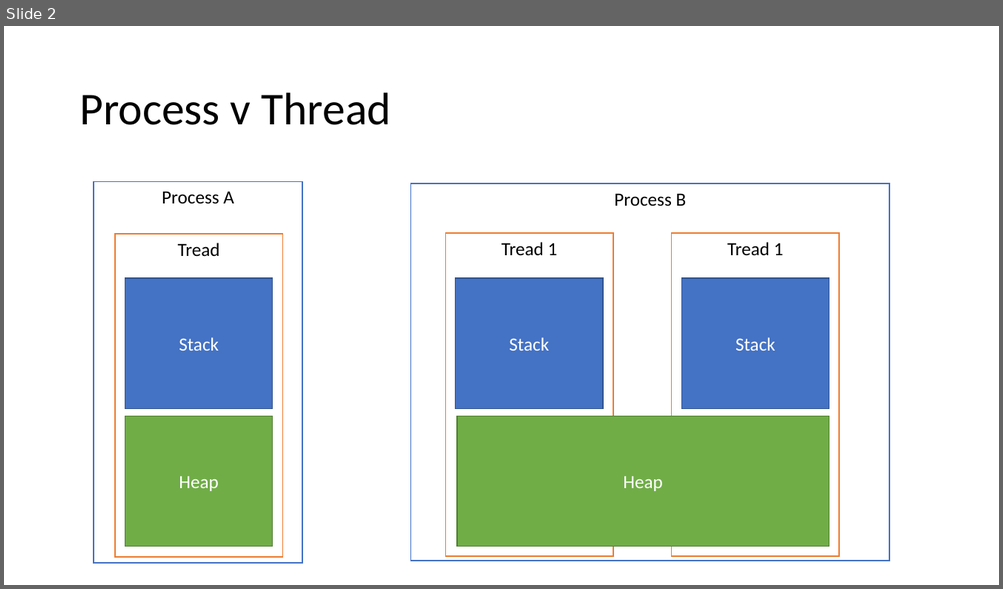
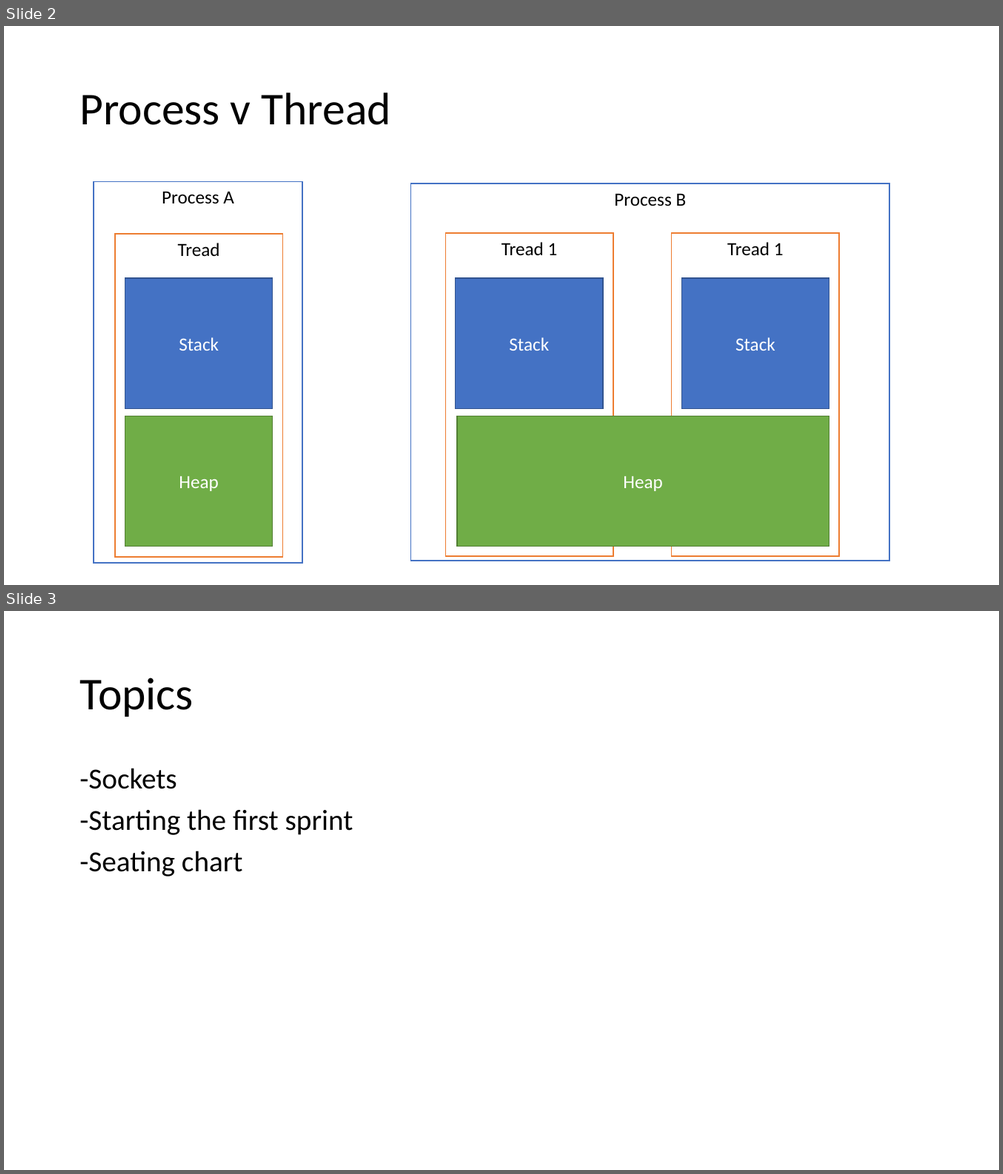
Before and after one commit to CS3550/Fall2020, a slide deck: Day 3 Intro.pptx. Shown one above the other, each under a label of ours: slide 2 before the commit, slides 2 and 3 after it. The pictures are 1003x589 and 1003x1174 pixels, drawn with LibreOffice and Linux fonts; fonts in the diff are those of the drawing. Boxes give left, top, right and bottom in pixels: in the first picture for what was removed or moved away, otherwise in the second. Text is boxed around its words. In the diff, an @@ line names an element or a change of style, - is before the commit and + after.

```diff
--- a/Day 3 Intro.pptx
+++ b/Day 3 Intro.pptx
@@ slide 3 added at (4,611,999,1170), background #FFFFFF @@
@@ title added at (79,678,193,717), 44 pt, text #000000 @@
+Topics
@@ text added at (79,768,353,877), 28 pt, text #000000 @@
+-Sockets
+-Starting the first sprint
+-Seating chart
```
